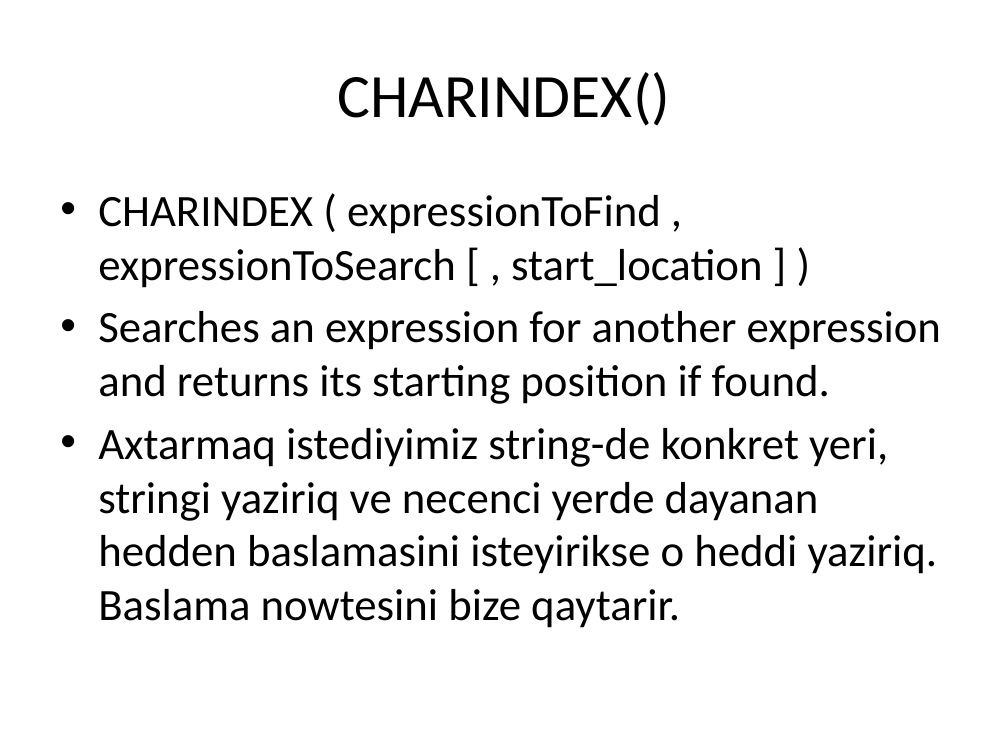
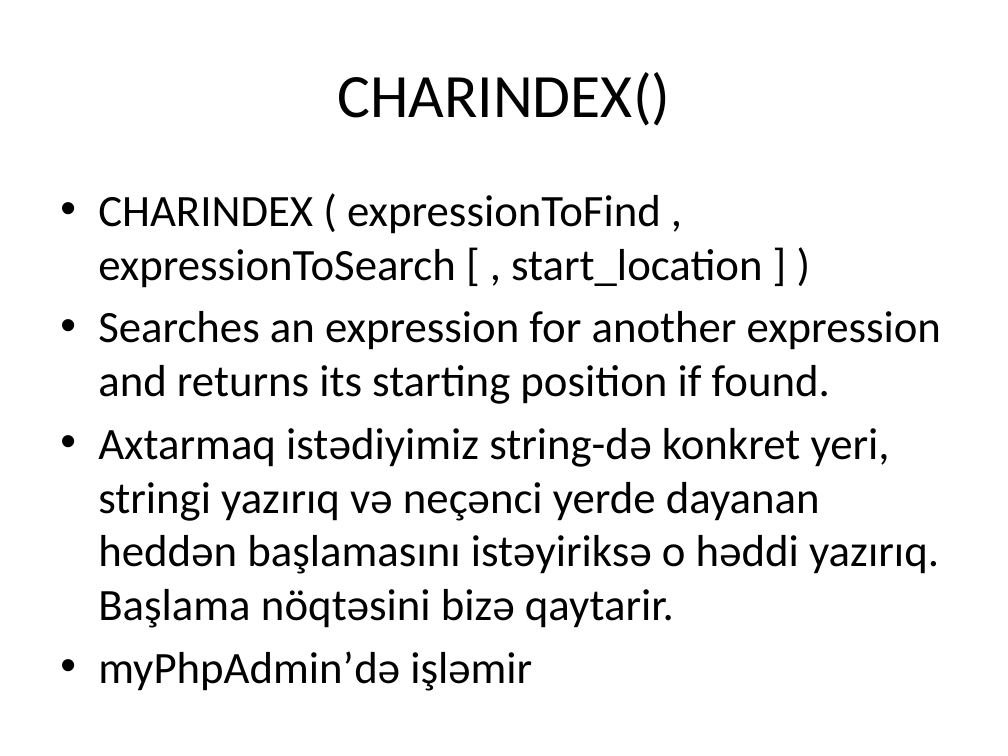
Before and after one commit to s-jamal/P202-25.04.2017, a slide deck: slide 4 of sql string functions.pptx. Drawn at 1008x756 pixels with LibreOffice and Linux fonts; fonts in the diff are those of the drawing. Boxes give left, top, right and bottom in pixels: in the first picture for what was removed or moved away, otherwise in the second. Text is boxed around its words. In the diff, an @@ line names an element or a change of style, - is before the commit and + after.

```diff
--- a/sql string functions.pptx
+++ b/sql string functions.pptx
@@ text at [98, 428, 939, 691]: text changed @@
-• Axtarmaq istediyimiz string-de konkret yeri, stringi yaziriq ve necenci yerde dayanan hedden baslamasini isteyirikse o heddi yaziriq. Baslama nowtesini bize qaytarir.
+• Axtarmaq istədiyimiz string-də konkret yeri, stringi yazırıq və neçənci yerde dayanan heddən başlamasını istəyiriksə o həddi yazırıq. Başlama nöqtəsini bizə qaytarir.
+• myPhpAdmin’də işləmir
```
Also in this commit, not shown: 9 other slides changed.
